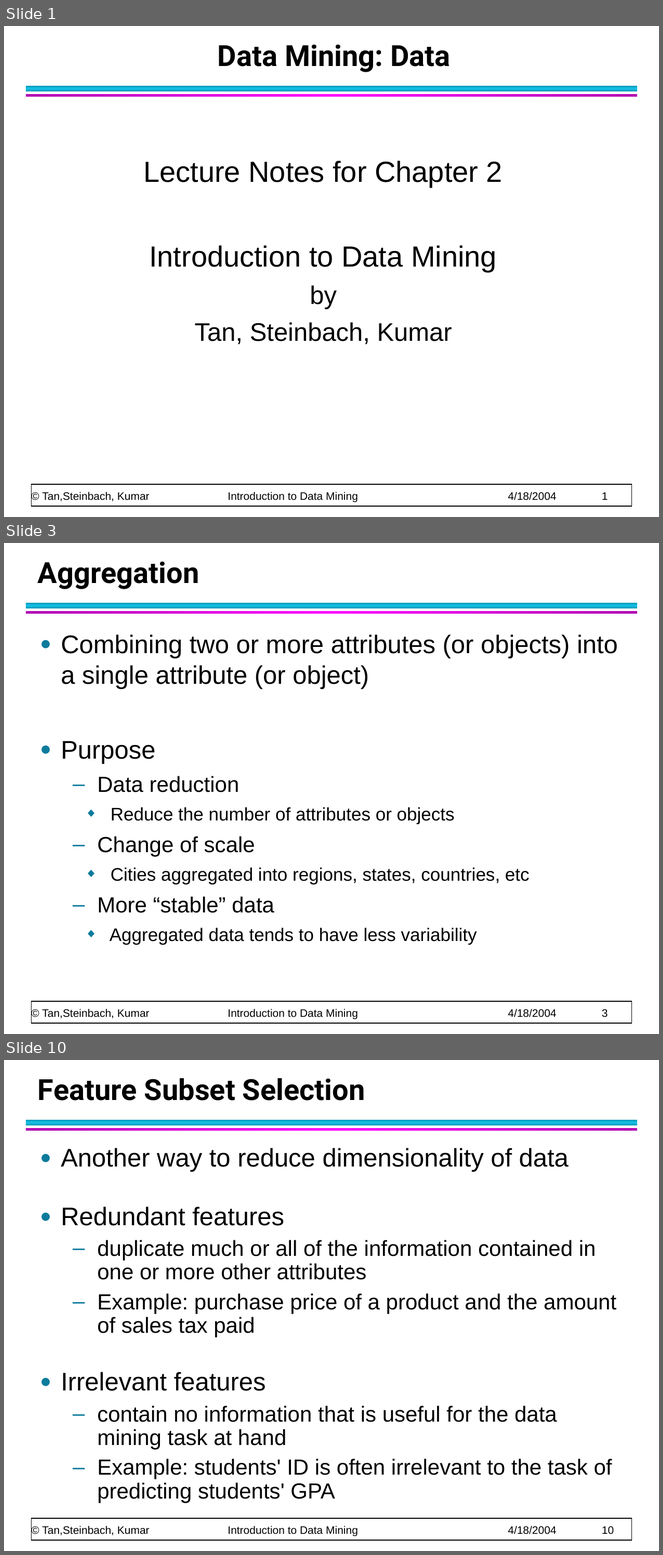
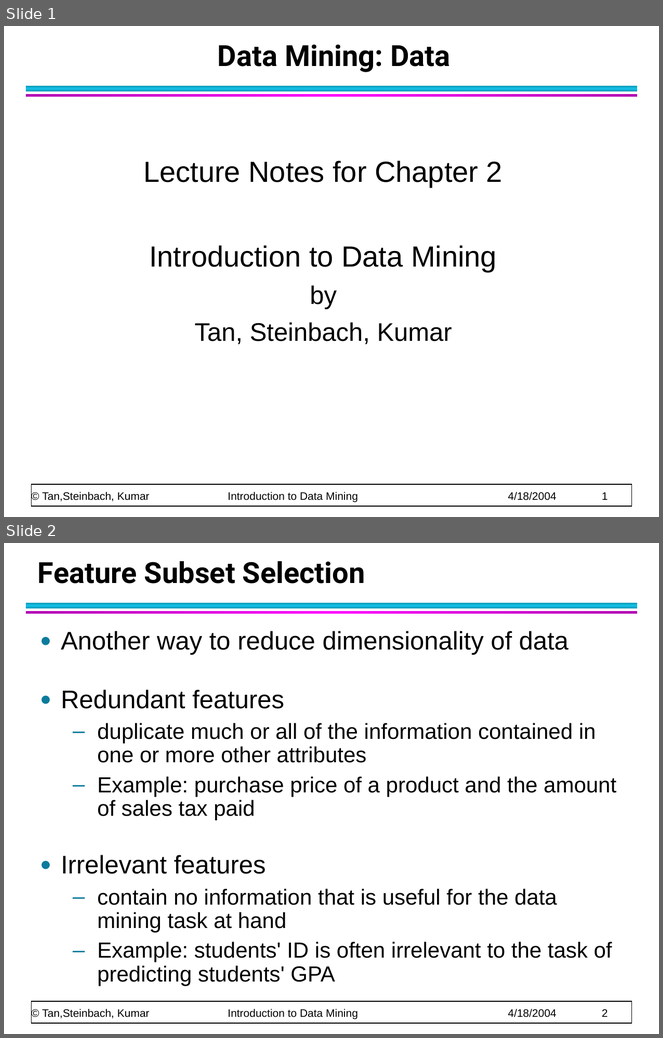
Before and after one commit to CMPT300/CMPT300.github.io, a slide deck: handouts/data/chap2_data_2.ppt. Shown one above the other, each under a label of ours: slides 1, 3 and 10 before the commit, slides 1 and 2 after it; the slides between them are not shown. The pictures are 663x1555 and 663x1038 pixels, drawn with LibreOffice and Linux fonts; fonts in the diff are those of the drawing. Boxes give left, top, right and bottom in pixels: in the first picture for what was removed or moved away, otherwise in the second. Text is boxed around its words. In the diff, an @@ line names an element or a change of style, - is before the commit and + after.

```diff
--- a/handouts/data/chap2_data_2.ppt
+++ b/handouts/data/chap2_data_2.ppt
@@ slide 3 removed at (x1=4, y1=543, x2=659, y2=1034), background #FFFFFF; not listed: 4 template elements that a slide beside it also shows @@
@@ title removed at (x1=38, y1=561, x2=200, y2=589) @@
-Aggregation
@@ text removed at (x1=61, y1=635, x2=618, y2=944) @@
-● Combining two or more attributes (or objects) into a single attribute (or object)
-● Purpose
-  – Data reduction
-    ◆ Reduce the number of attributes or objects
-  – Change of scale
-    ◆ Cities aggregated into regions, states, countries, etc
-  – More “stable” data
-    ◆ Aggregated data tends to have less variability
@@ what was slide 10 is now slide 2 @@
@@ text at (x1=42, y1=1009, x2=608, y2=1020): text changed @@
-© Tan,Steinbach, Kumar Introduction to Data Mining 4/18/2004 10
+© Tan,Steinbach, Kumar Introduction to Data Mining 4/18/2004 2
```
Also in this commit, not shown: 1 slide changed, 9 slides added, 7 other slides removed, 2 other files.
